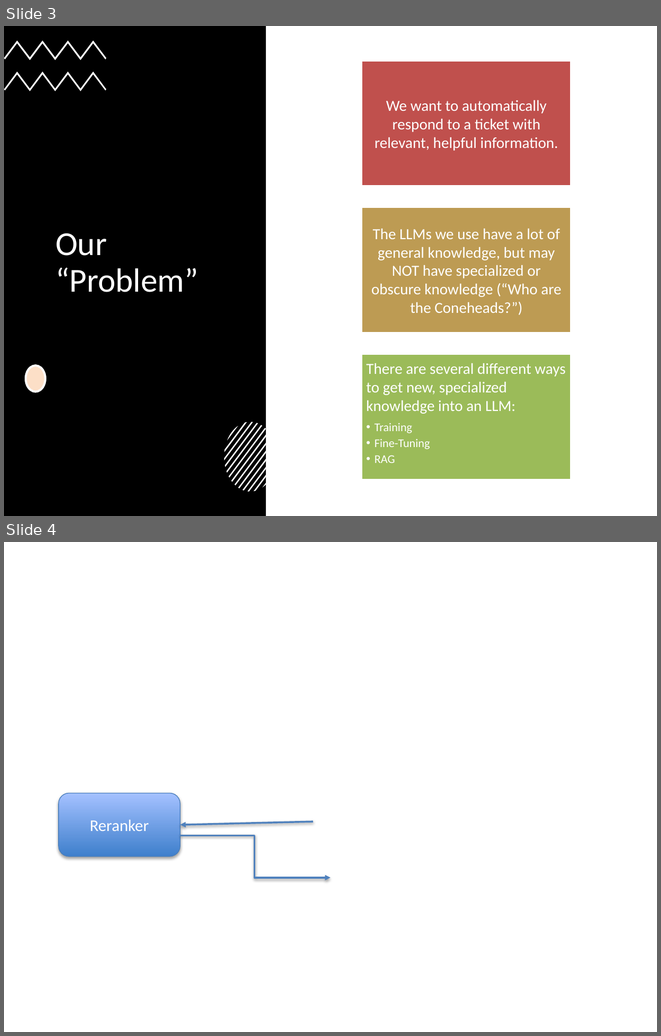
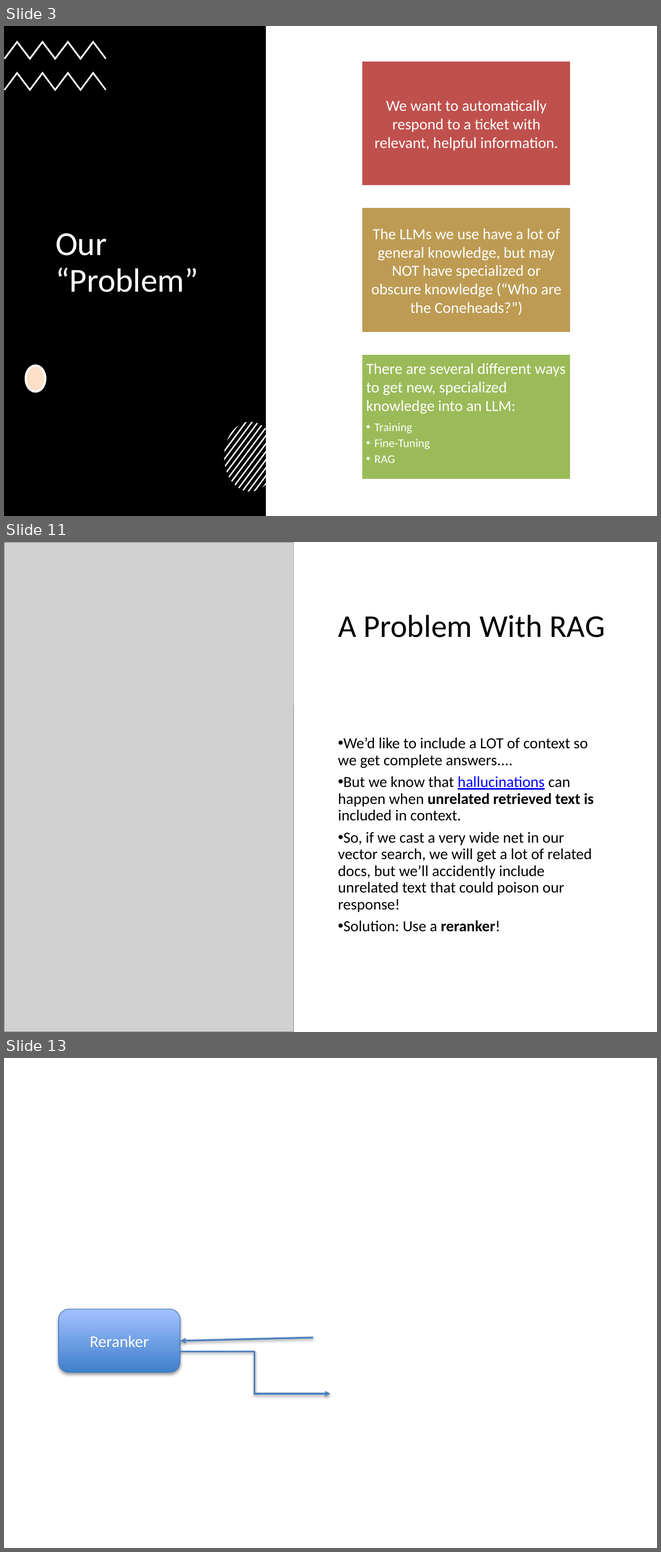
Before and after one commit to tniccum21/LLM_Class, a slide deck: Week06/Week06.pptx. Shown one above the other, each under a label of ours: slides 3 and 4 before the commit, slides 3, 11 and 13 after it; the slides between them are not shown. The pictures are 661x1036 and 661x1552 pixels, drawn with LibreOffice and Linux fonts; fonts in the diff are those of the drawing; grey boxes stand for pictures; background and template pictures are left out. Boxes give left, top, right and bottom in pixels: in the first picture for what was removed or moved away, otherwise in the second. Text is boxed around its words. In the diff, an @@ line names an element or a change of style, - is before the commit and + after.

```diff
--- a/Week06/Week06.pptx
+++ b/Week06/Week06.pptx
@@ slide 11 added at bbox=[4, 542, 657, 1032], background #FFFFFF @@
@@ picture added at bbox=[4, 542, 294, 1032] @@
@@ rectangle added at bbox=[294, 542, 657, 705], fill #FFFFFF @@
@@ title added at bbox=[338, 615, 605, 637], 35 pt, text #000000 @@
+A Problem With RAG
@@ text added at bbox=[338, 737, 594, 932], 17 pt, text #000000 @@
+• We’d like to include a LOT of context so we get complete answers....
+• But we know that hallucinations can happen when unrelated retrieved text is included in context.
+• So, if we cast a very wide net in our vector search, we will get a lot of related docs, but we’ll accidently include unrelated text that could poison our response!
+• Solution: Use a reranker!
@@ what was slide 4 is now slide 13 @@
```
Also in this commit, not shown: 8 other slides added, 5 slides removed, 14 other files.
